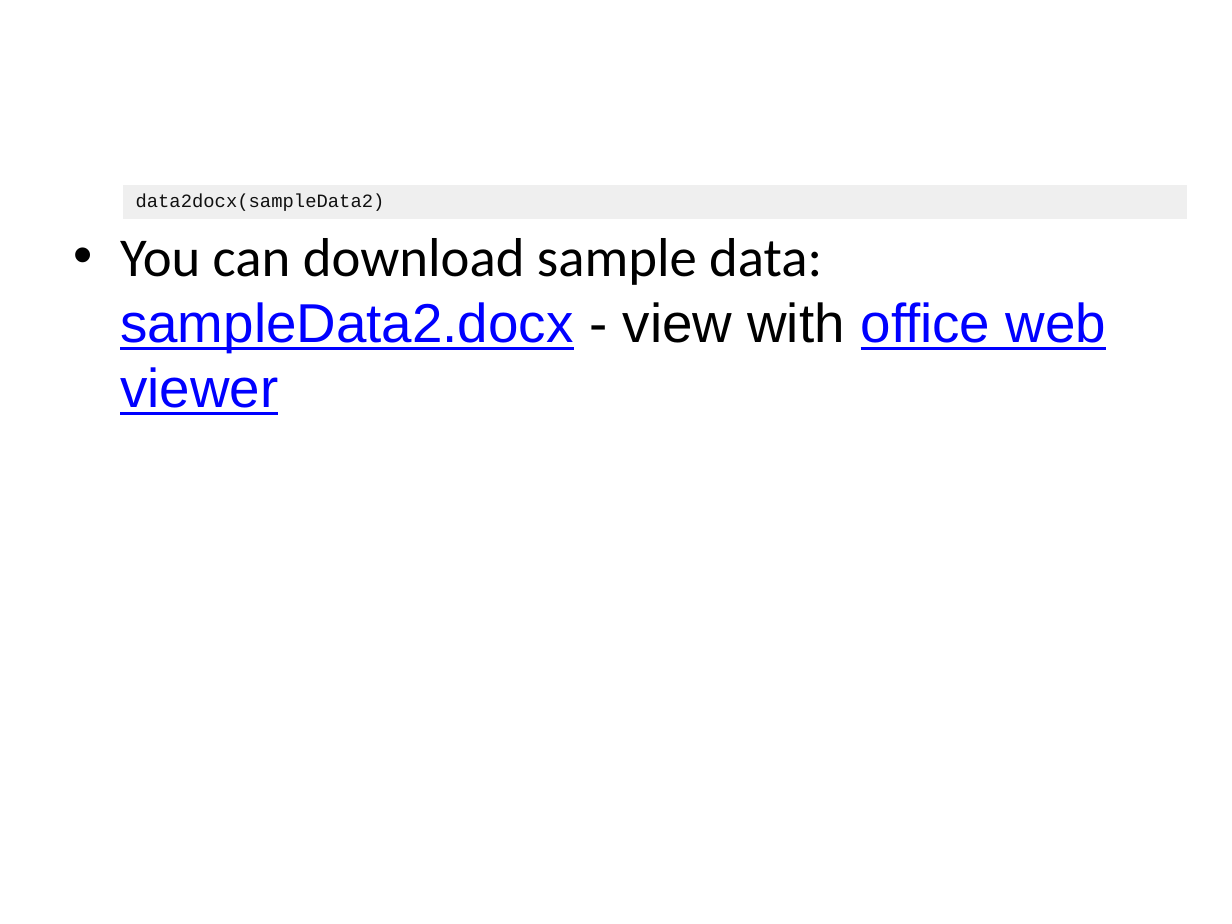
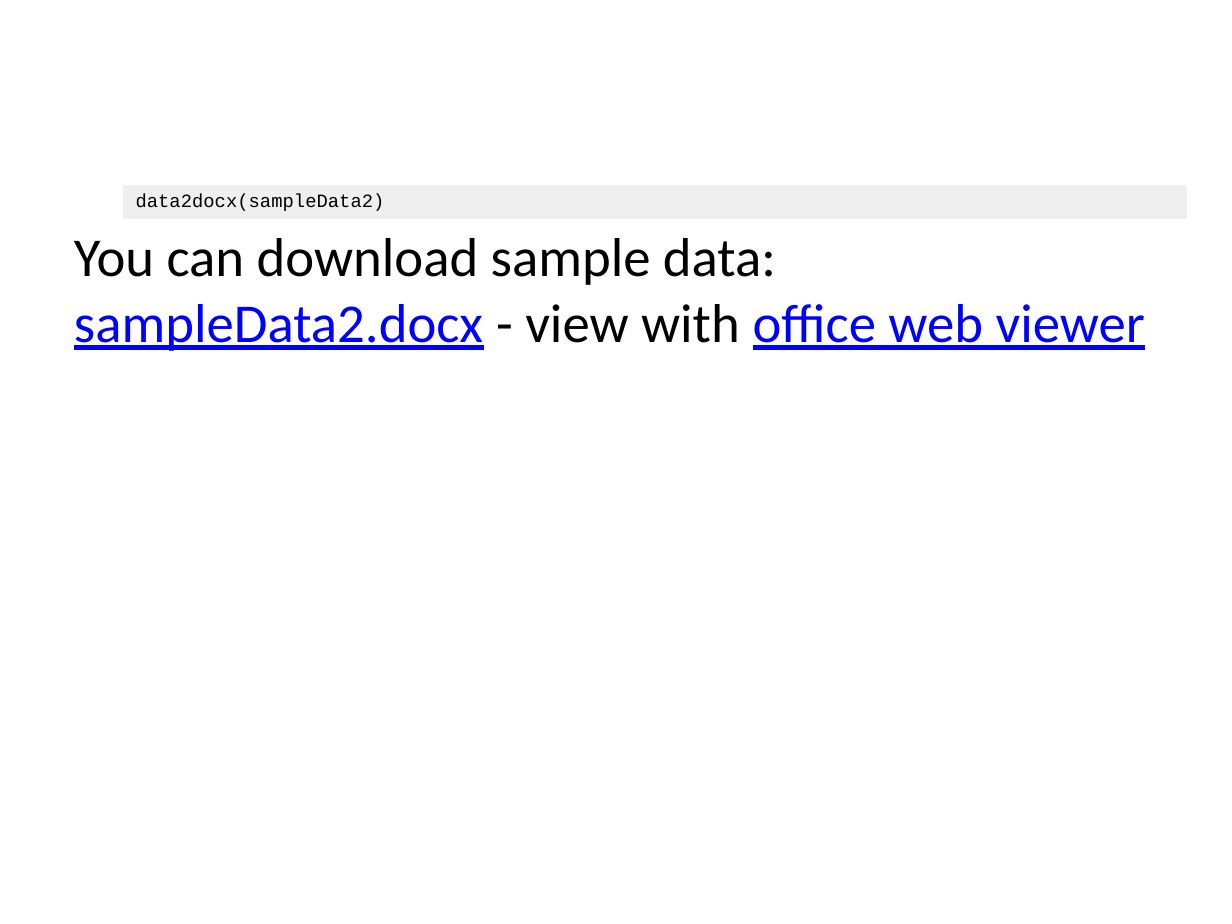
Before and after one commit to cardiomoon/rrtable, a slide deck: slide 15 of inst/doc_examples/sampleData3.pptx. Drawn at 1232x924 pixels with LibreOffice and Linux fonts; fonts in the diff are those of the drawing. Boxes give left, top, right and bottom in pixels: in the first picture for what was removed or moved away, otherwise in the second. Text is boxed around its words. In the diff, an @@ line names an element or a change of style, - is before the commit and + after.

```diff
--- a/inst/doc_examples/sampleData3.pptx
+++ b/inst/doc_examples/sampleData3.pptx
@@ table at bbox=[123, 185, 1186, 554] @@
@@ text colour #111111 to #000000, highlight #FFFFFF to none @@
@@ text "You can download sample data: ..." at bbox=[74, 238, 1145, 351]: font Arial to Calibri in "sampleData2.docx - view with office web viewer"; bullet • to none; less space between paragraphs @@
```
Also in this commit, not shown: 16 other slides changed, 12 other files.
